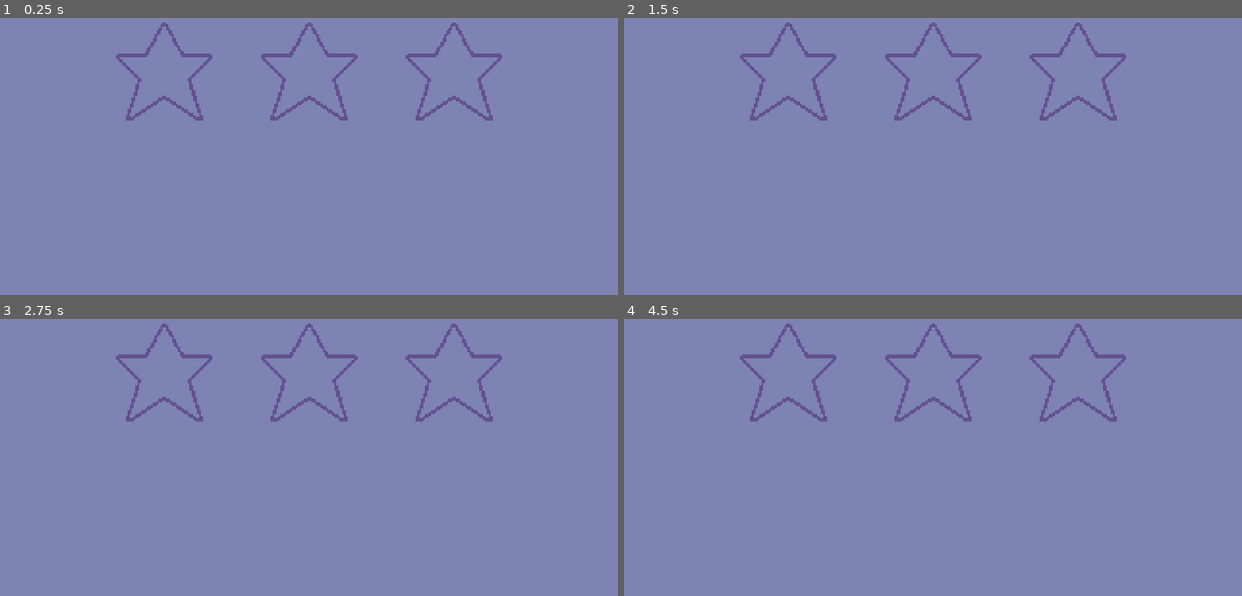
Above: before the commit, frames 1-4 (two rows, left to right).
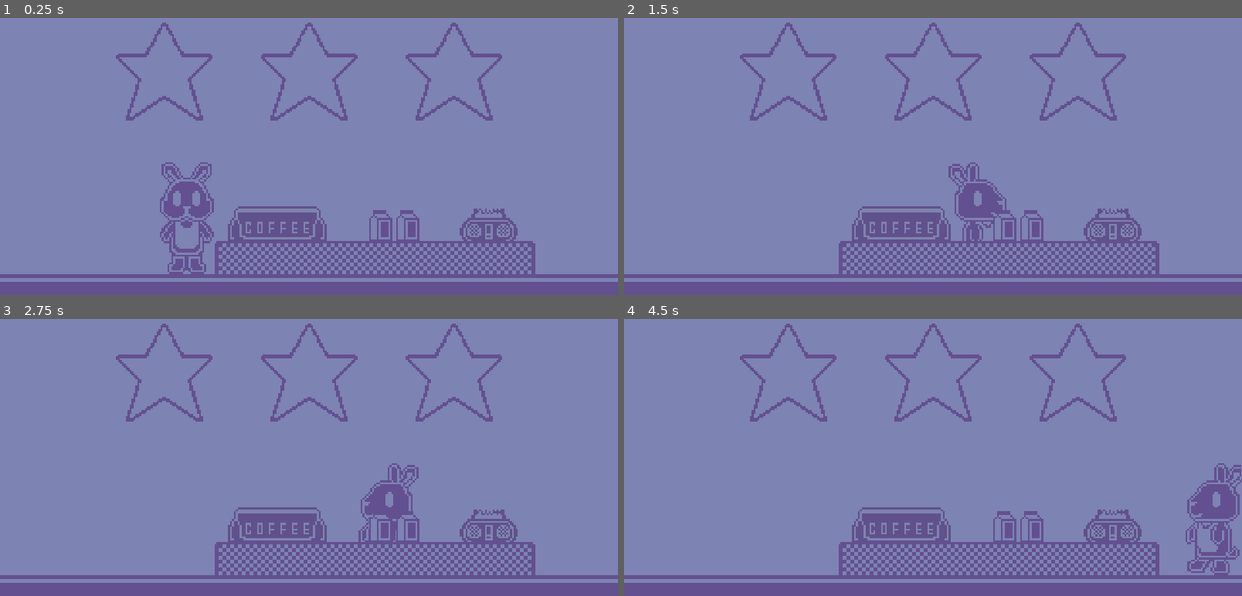
Above: after the commit, the same moments.

Repository: yndajas/1-bit-jam-2
Game: Godot game, scene res://scenes/result.tscn
Two runs of this game, one before a commit and one after it. Both use one fixed random seed, a clock stepped at 60 frames per second and the inputs below. This scene is started directly instead of the project's main scene. Sound files missing from this copy of the repository are replaced by a short silence.
Inputs:
- Up to frame 1 (0.25 s): no input
- Up to frame 2 (1.5 s): tap Enter (start_game) at 0.5 s; hold Enter (start_game) 0.53-1.28 s; hold Right (move_right) from 0.53 s (still down); tap Space (jump) at 0.77 s; tap Z (interact) at 1.35 s
- Up to frame 3 (2.75 s): tap Space (jump) at 1.52 s; tap Enter (start_game) at 1.55 s; release Right (move_right) at 2.03 s; hold Left (move_left) from 2.03 s (still down); hold Enter (start_game) from 2.03 s (still down)
- Up to frame 4 (4.5 s): release Left (move_left) at 2.78 s; release Enter (start_game) at 2.78 s; hold Right (move_right) 2.78-4.28 s; tap Enter (start_game) at 2.85, 3.8, 4.35 s; tap Space (jump) at 3.02, 3.77 s; hold Z (interact) 3.53-4.28 s; hold Left (move_left) from 4.28 s (still down)

The runs differ from the first frame. In frame 1, 13% of the frame differs, in the area x 0-100%, y 52-100%; in frame 2, 13%; in frame 3, 13%; in frame 4, 14%.

Commit message:
Add player and counter to result scene

Diff:
--- /dev/null
+++ b/scenes/ground_floor.tscn
@@ -0,0 +1,17 @@
+[gd_scene load_steps=3 format=3 uid="uid://qlwknee2gfdj"]
+
+[ext_resource type="Texture2D" uid="uid://babu27eeg5k4q" path="res://assets/images/sprites/ground_floor.png" id="1_gti5y"]
+
+[sub_resource type="RectangleShape2D" id="RectangleShape2D_jr63u"]
+size = Vector2(320, 11)
+
+[node name="GroundFloor" type="StaticBody2D"]
+position = Vector2(320, 349)
+scale = Vector2(2, 2)
+
+[node name="Sprite2D" type="Sprite2D" parent="."]
+position = Vector2(2.08165e-12, 2.08165e-12)
+texture = ExtResource("1_gti5y")
+
+[node name="CollisionShape2D" type="CollisionShape2D" parent="."]
+shape = SubResource("RectangleShape2D_jr63u")
--- a/scenes/main.tscn
+++ b/scenes/main.tscn
@@ -1,7 +1,7 @@
-[gd_scene load_steps=30 format=3 uid="uid://c4whslg8x66a6"]
+[gd_scene load_steps=29 format=3 uid="uid://c4whslg8x66a6"]
 
 [ext_resource type="Script" path="res://scripts/main.gd" id="1_kpqj2"]
-[ext_resource type="Texture2D" uid="uid://babu27eeg5k4q" path="res://assets/images/sprites/ground_floor.png" id="2_y1cll"]
+[ext_resource type="PackedScene" uid="uid://qlwknee2gfdj" path="res://scenes/ground_floor.tscn" id="2_jxyd8"]
 [ext_resource type="Texture2D" uid="uid://0l8c70d4yabt" path="res://assets/images/sprites/top_floor.png" id="3_5biiq"]
 [ext_resource type="PackedScene" uid="uid://pjep2os2ctfo" path="res://scenes/step.tscn" id="3_dylbd"]
 [ext_resource type="PackedScene" uid="uid://bm1y41plkax3g" path="res://scenes/player.tscn" id="4_i60v0"]
@@ -25,9 +25,6 @@
 [ext_resource type="Texture2D" uid="uid://5hsuhkslx3et" path="res://assets/images/sprites/icons/blast.png" id="18_x3a57"]
 [ext_resource type="AudioStream" uid="uid://cs7q176888jmg" path="res://assets/audio/sfx/blast_repeat.wav" id="21_ikj14"]
 
-[sub_resource type="RectangleShape2D" id="RectangleShape2D_jr63u"]
-size = Vector2(320, 11)
-
 [sub_resource type="RectangleShape2D" id="RectangleShape2D_gxfe4"]
 size = Vector2(254, 3)
 
@@ -43,16 +40,7 @@
 [node name="Main" type="Node2D"]
 script = ExtResource("1_kpqj2")
 
-[node name="GroundFloor" type="StaticBody2D" parent="."]
-position = Vector2(320, 349)
-scale = Vector2(2, 2)
-
-[node name="Sprite2D" type="Sprite2D" parent="GroundFloor"]
-position = Vector2(2.08165e-12, 2.08165e-12)
-texture = ExtResource("2_y1cll")
-
-[node name="CollisionShape2D" type="CollisionShape2D" parent="GroundFloor"]
-shape = SubResource("RectangleShape2D_jr63u")
+[node name="GroundFloor" parent="." instance=ExtResource("2_jxyd8")]
 
 [node name="TopFloor" type="StaticBody2D" parent="."]
 position = Vector2(386, 160)
--- a/scenes/result.tscn
+++ b/scenes/result.tscn
@@ -1,9 +1,15 @@
-[gd_scene load_steps=5 format=3 uid="uid://bxaj3oy3e0w3t"]
+[gd_scene load_steps=11 format=3 uid="uid://bxaj3oy3e0w3t"]
 
 [ext_resource type="Script" path="res://scripts/result.gd" id="1_pg2s2"]
 [ext_resource type="Texture2D" uid="uid://c2hjytehg803c" path="res://assets/images/sprites/star_empty.png" id="2_y2rgw"]
 [ext_resource type="Texture2D" uid="uid://dkgcyahqqjh6g" path="res://assets/images/sprites/star_filled.png" id="3_v8q2n"]
 [ext_resource type="AudioStream" uid="uid://bx1avivx6f2dj" path="res://assets/audio/sfx/star_fill.wav" id="4_dpymb"]
+[ext_resource type="PackedScene" uid="uid://bm1y41plkax3g" path="res://scenes/player.tscn" id="5_p0gf4"]
+[ext_resource type="PackedScene" uid="uid://qlwknee2gfdj" path="res://scenes/ground_floor.tscn" id="6_ltlry"]
+[ext_resource type="Texture2D" uid="uid://crwi0244e411l" path="res://assets/images/sprites/counter.png" id="7_d2nxr"]
+[ext_resource type="Texture2D" uid="uid://bpkl0vucyjtb4" path="res://assets/images/sprites/coffee_machine.png" id="8_ayfdx"]
+[ext_resource type="Texture2D" uid="uid://bwt6jdrehamh" path="res://assets/images/sprites/oat_milk.png" id="9_tdt1o"]
+[ext_resource type="Texture2D" uid="uid://cdwuw5kl2hp57" path="res://assets/images/sprites/speaker.png" id="10_n3w0s"]
 
 [node name="Result" type="Node2D"]
 script = ExtResource("1_pg2s2")
@@ -48,4 +54,34 @@
 [node name="SfxPlayer" type="AudioStreamPlayer" parent="StarFillTimer"]
 stream = ExtResource("4_dpymb")
 
+[node name="Player" parent="." instance=ExtResource("5_p0gf4")]
+position = Vector2(193, 274)
+
+[node name="GroundFloor" parent="." instance=ExtResource("6_ltlry")]
+
+[node name="Counter" type="Sprite2D" parent="."]
+position = Vector2(388, 321)
+scale = Vector2(2, 2)
+texture = ExtResource("7_d2nxr")
+
+[node name="CoffeeMachine" type="Sprite2D" parent="."]
+position = Vector2(287, 286)
+scale = Vector2(2, 2)
+texture = ExtResource("8_ayfdx")
+
+[node name="OatMilk0" type="Sprite2D" parent="."]
+position = Vector2(394, 288)
+scale = Vector2(2, 2)
+texture = ExtResource("9_tdt1o")
+
+[node name="OatMilk1" type="Sprite2D" parent="."]
+position = Vector2(422, 288)
+scale = Vector2(2, 2)
+texture = ExtResource("9_tdt1o")
+
+[node name="Speaker" type="Sprite2D" parent="."]
+position = Vector2(506, 287)
+scale = Vector2(2, 2)
+texture = ExtResource("10_n3w0s")
+
 [connection signal="timeout" from="StarFillTimer" to="." method="_on_star_fill_timer_timeout"]
